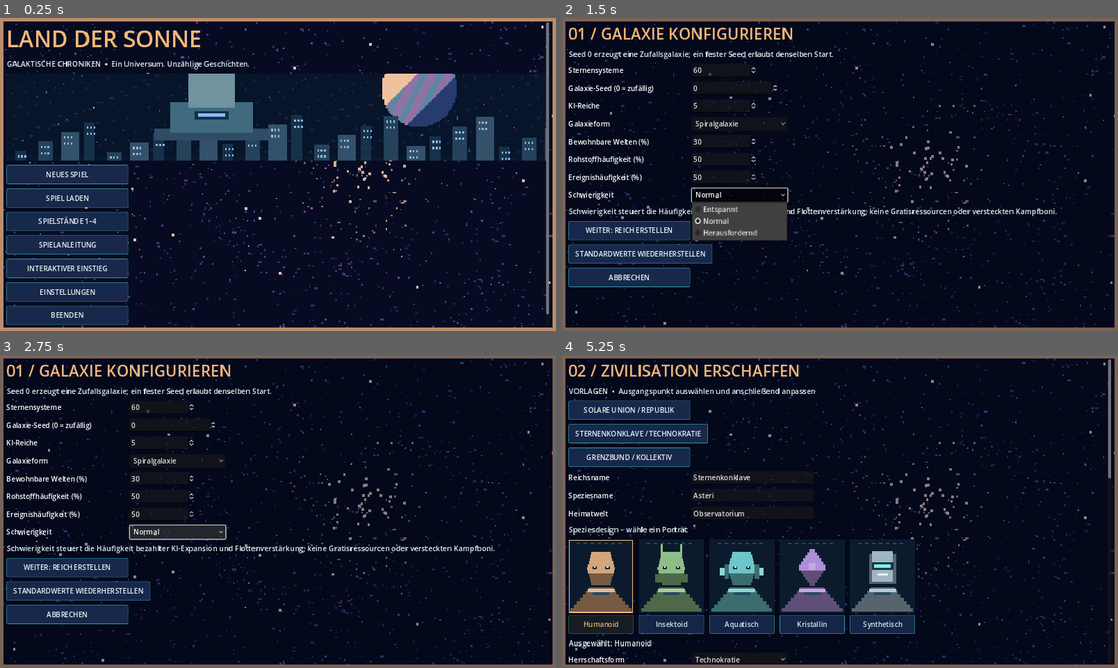
Above: before the commit, frames 1-4 (two rows, left to right).
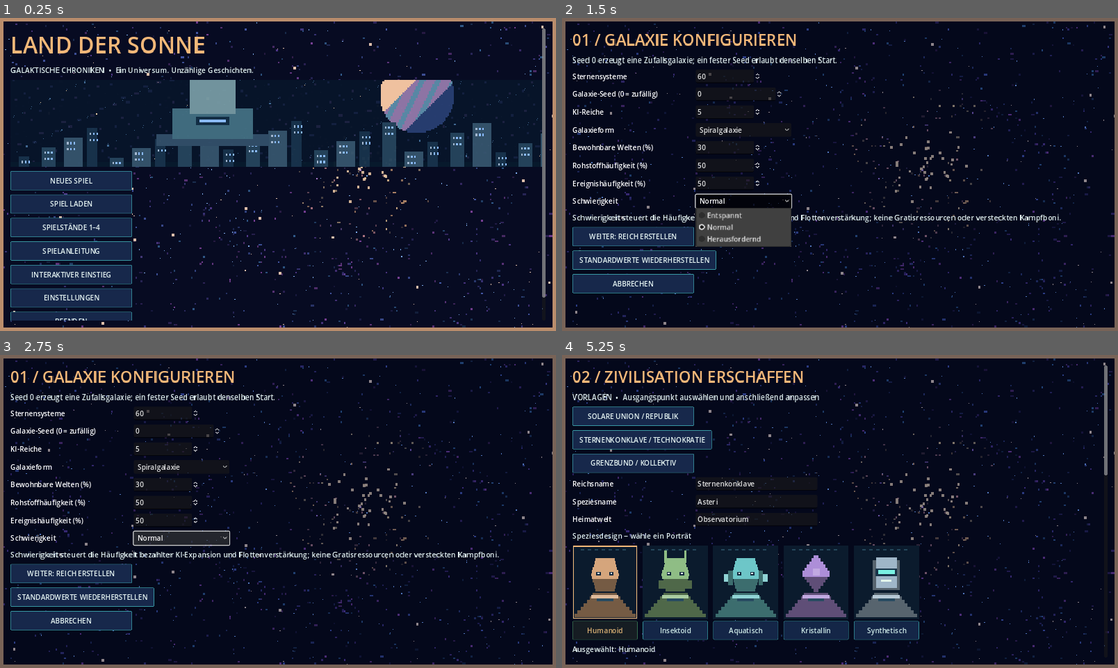
Above: after the commit, the same moments.

Repository: justuslaier-cmyk/Land-der-Sonne
Game: Godot game, scene res://scenes/galaxy.tscn
Two runs of this game, one before a commit and one after it. Both use one fixed random seed, a clock stepped at 60 frames per second and the inputs below.
Inputs:
- Up to frame 1 (0.25 s): no input
- Up to frame 2 (1.5 s): click "NEUES SPIEL" at 0.5 s; click "Normal" at 1.25 s
- Up to frame 3 (2.75 s): click "Normal" at 2 s
- Up to frame 4 (5.25 s): click "Spiralgalaxie" at 2.75 s; click "WEITER: REICH ERSTELLEN" at 3.5 s; click "SOLARE UNION / REPUBLIK" at 4.25 s; click "STERNENKONKLAVE / TECHNOKRATIE" at 5 s

The runs differ from the first frame. In frame 1, 16% of the frame differs, in the area x 1-99%, y 1-98%; in frame 2, 11%; in frame 3, 10%; in frame 4, 16%.

Commit message:
Fix accessibility regression: preserve 12px minimum safe gutters at 640x360 while bounding large viewport

Diff:
--- a/game/scripts/galaxy/galaxy_visual_theme.gd
+++ b/game/scripts/galaxy/galaxy_visual_theme.gd
@@ -39,8 +39,8 @@
 
 # Scales margins down for smaller windows without sacrificing large-screen rhythm.
 static func gutters(viewport_size: Vector2) -> Vector2i:
-    var horizontal: int = clampi(int(viewport_size.x * 0.012), 8, 22)
-    var vertical: int = clampi(int(viewport_size.y * 0.014), 8, 18)
+    var horizontal: int = clampi(int(viewport_size.x * 0.01875), 12, 36)
+    var vertical: int = clampi(int(viewport_size.y * 0.03334), 12, 28)
     return Vector2i(horizontal, vertical)
 
 # WCAG-style relative luminance and contrast for opaque sRGB palette colors.
